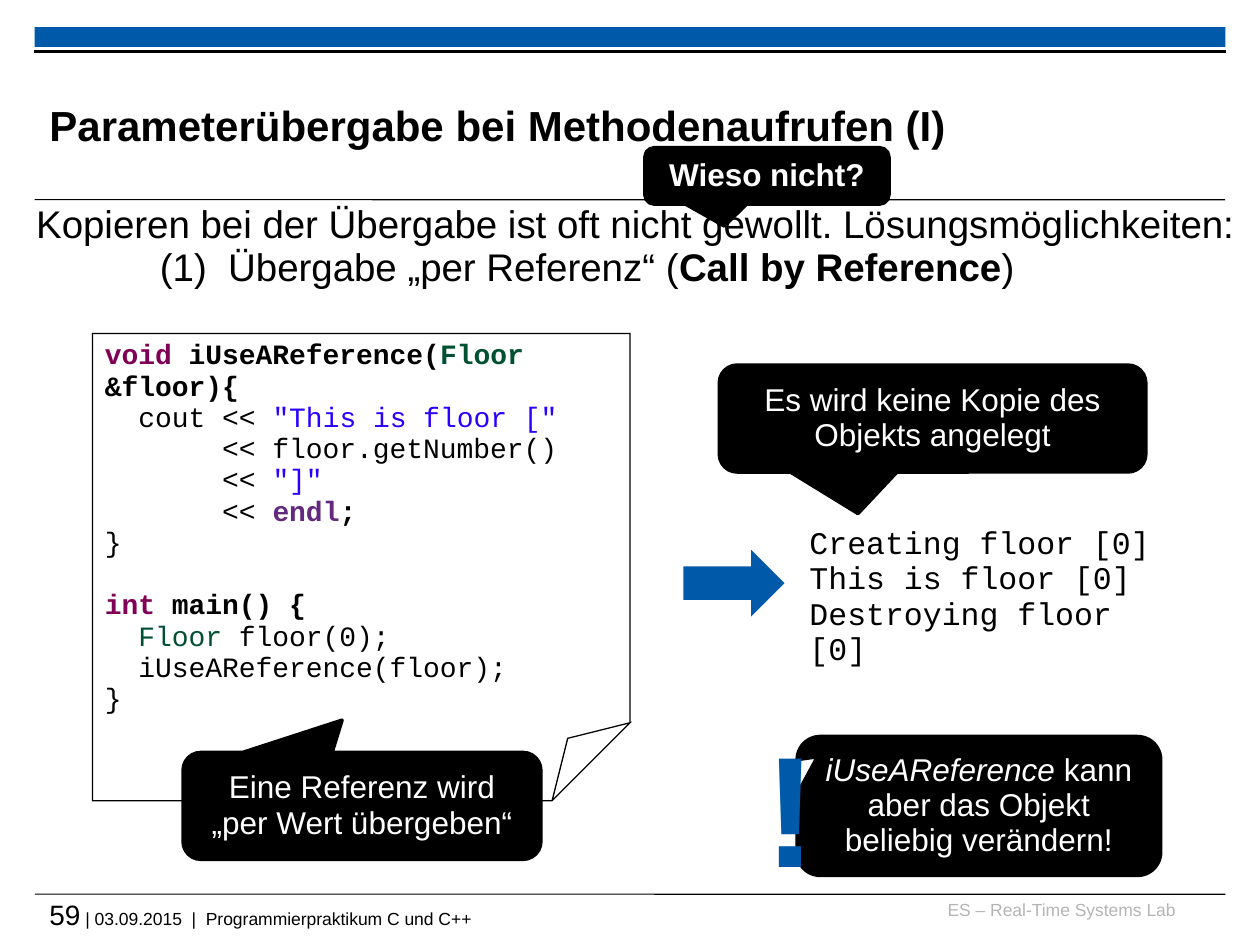
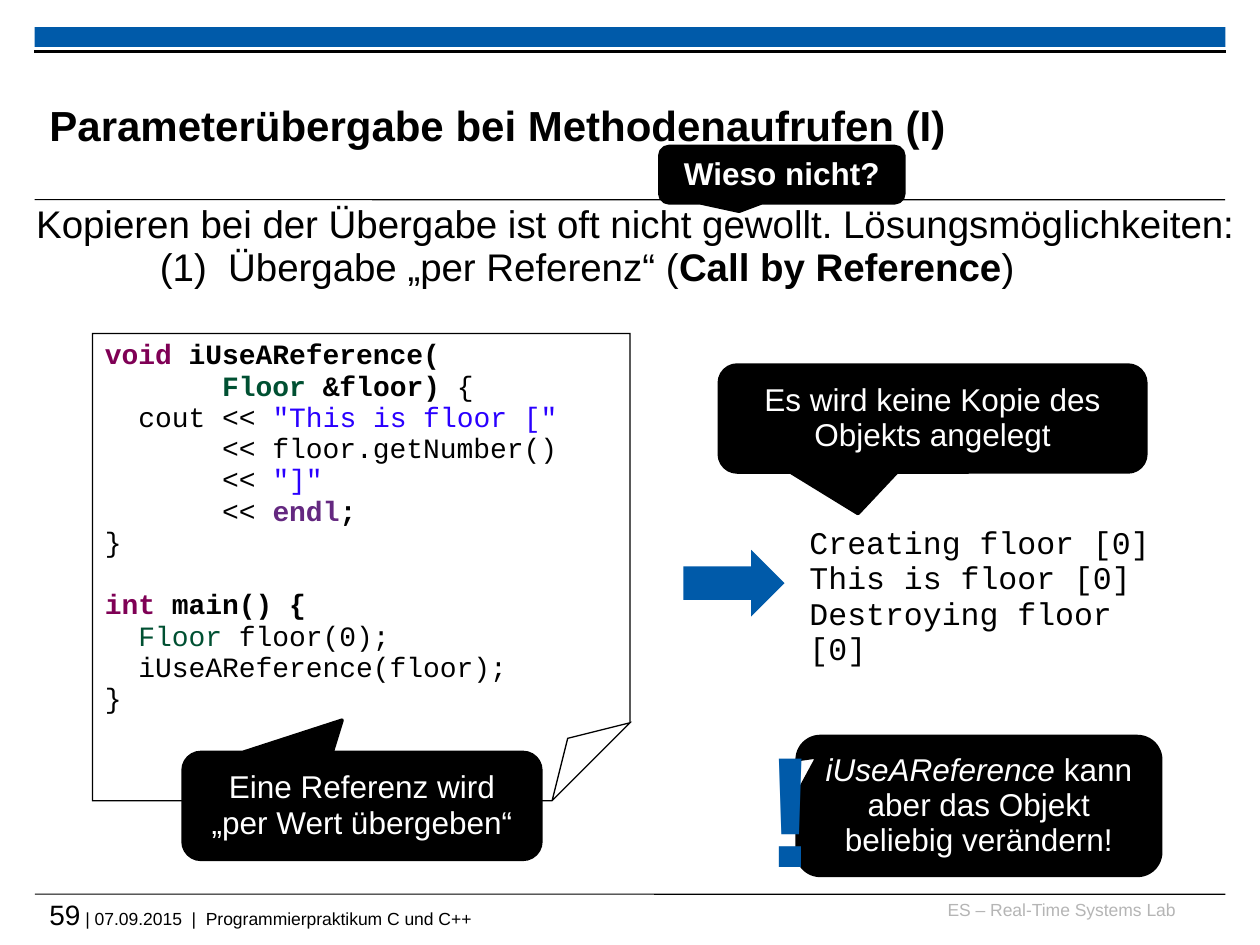
Before and after one commit to h82k/tud-cppp, a slide deck: slide 59 of vorlesung/cppp_lecture.pptx. Drawn at 1260x945 pixels with LibreOffice and Linux fonts; fonts in the diff are those of the drawing; background and template pictures are left out. Boxes give left, top, right and bottom in pixels: in the first picture for what was removed or moved away, otherwise in the second. Text is boxed around its words. In the diff, an @@ line names an element or a change of style, - is before the commit and + after.

```diff
--- a/vorlesung/cppp_lecture.pptx
+++ b/vorlesung/cppp_lecture.pptx
@@ rounded speech box "Wieso nicht?": place and size @@
-rounded speech box "Wieso nicht?" at bbox=[645, 147, 890, 204]
+rounded speech box "Wieso nicht?" at bbox=[660, 146, 905, 203]
@@ rounded speech box "Wieso nicht?" at bbox=[660, 146, 905, 203]: proportions changed @@
@@ text in folded corner at bbox=[105, 345, 440, 402]: spaces changed @@
-void iUseAReference(Floor &floor){
+void iUseAReference(
+Floor &floor) {
@@ text at bbox=[49, 905, 471, 929]: text changed @@
-59 | 03.09.2015 | Programmierpraktikum C und C++
+59 | 07.09.2015 | Programmierpraktikum C und C++
```
Also in this commit, not shown: 44 other slides changed, 6 slides added, 3 slides removed, 1 other file.
